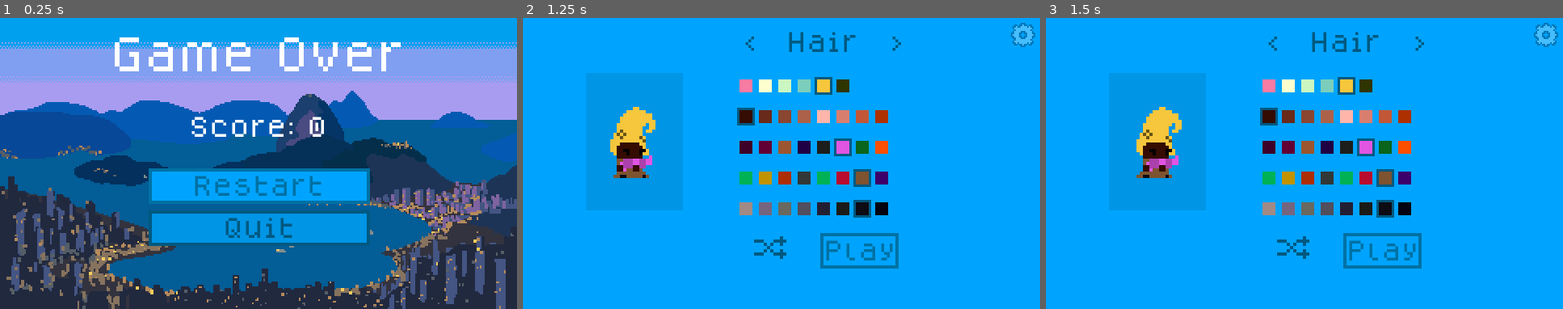
Above: before the commit, frames 1-3 (left to right).
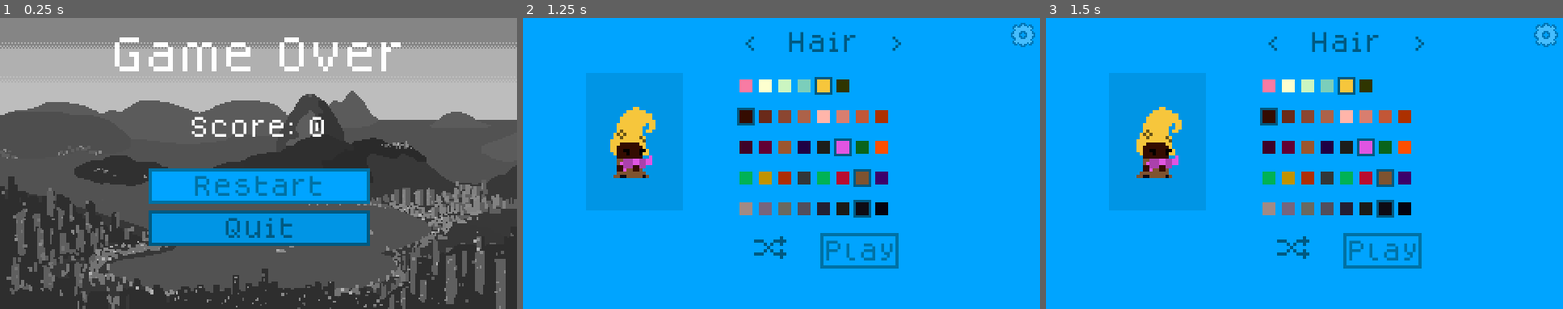
Above: after the commit, the same moments.

Repository: hamiltonromualdo/bring-ur-glam
Game: Godot game, scene res://src/UserInterface/GameOverScreen.tscn
Two runs of this game, one before a commit and one after it. Both use one fixed random seed, a clock stepped at 60 frames per second and the inputs below. This scene is started directly instead of the project's main scene. Sound files missing from this copy of the repository are replaced by a short silence.
Inputs:
- Up to frame 1 (0.25 s): no input
- Up to frame 2 (1.25 s): click "Restart" at 0.5 s
- Up to frame 3 (1.5 s): click "Play" at 1.25 s

The runs differ from the first frame. In frame 1, 70% of the frame differs, in the area x 0-100%, y 0-100%; in frame 2, nothing differs; in frame 3, nothing differs.

Commit message:
GameOver screen to have B&w bg

Diff:
--- a/bring_ur_glam/src/UserInterface/GameOverScreen.tscn
+++ b/bring_ur_glam/src/UserInterface/GameOverScreen.tscn
@@ -7,6 +7,18 @@
 [ext_resource path="res://src/UserInterface/CustomizePlayer.tscn" type="PackedScene" id=5]
 [ext_resource path="res://assets/fonts/dogica/dogicapixel.ttf" type="DynamicFontData" id=6]
 [ext_resource path="res://assets/ui/flat_pixel_theme.tres" type="Theme" id=7]
+
+[sub_resource type="Shader" id=2]
+code = "shader_type canvas_item;
+
+void fragment() {
+    COLOR = texture(TEXTURE, UV);
+    float avg = (COLOR.r + COLOR.g + COLOR.b) / 3.0;
+    COLOR.rgb = vec3(avg);
+}"
+
+[sub_resource type="ShaderMaterial" id=3]
+shader = SubResource( 2 )
 
 [sub_resource type="DynamicFont" id=1]
 size = 24
@@ -22,6 +34,7 @@
 }
 
 [node name="Background" type="Sprite" parent="."]
+material = SubResource( 3 )
 position = Vector2( 160, 90 )
 texture = ExtResource( 1 )
 
Not shown: 1 places in bring_ur_glam/src/UserInterface/GameOverScreen.tscn that only renumber resources
